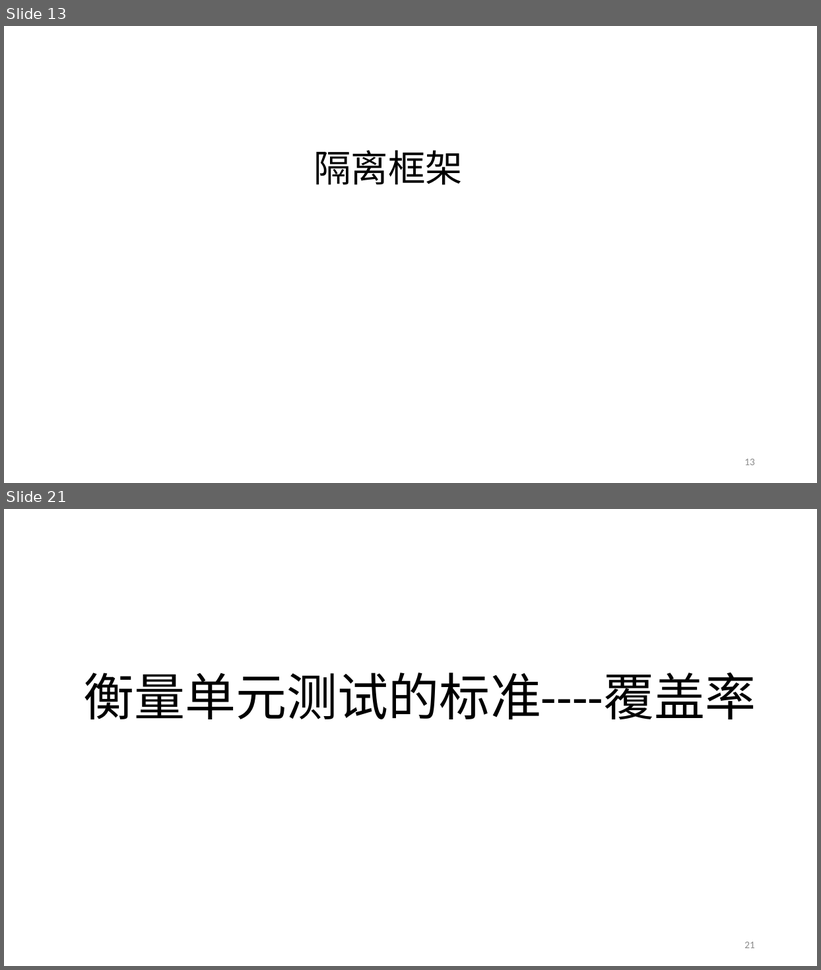
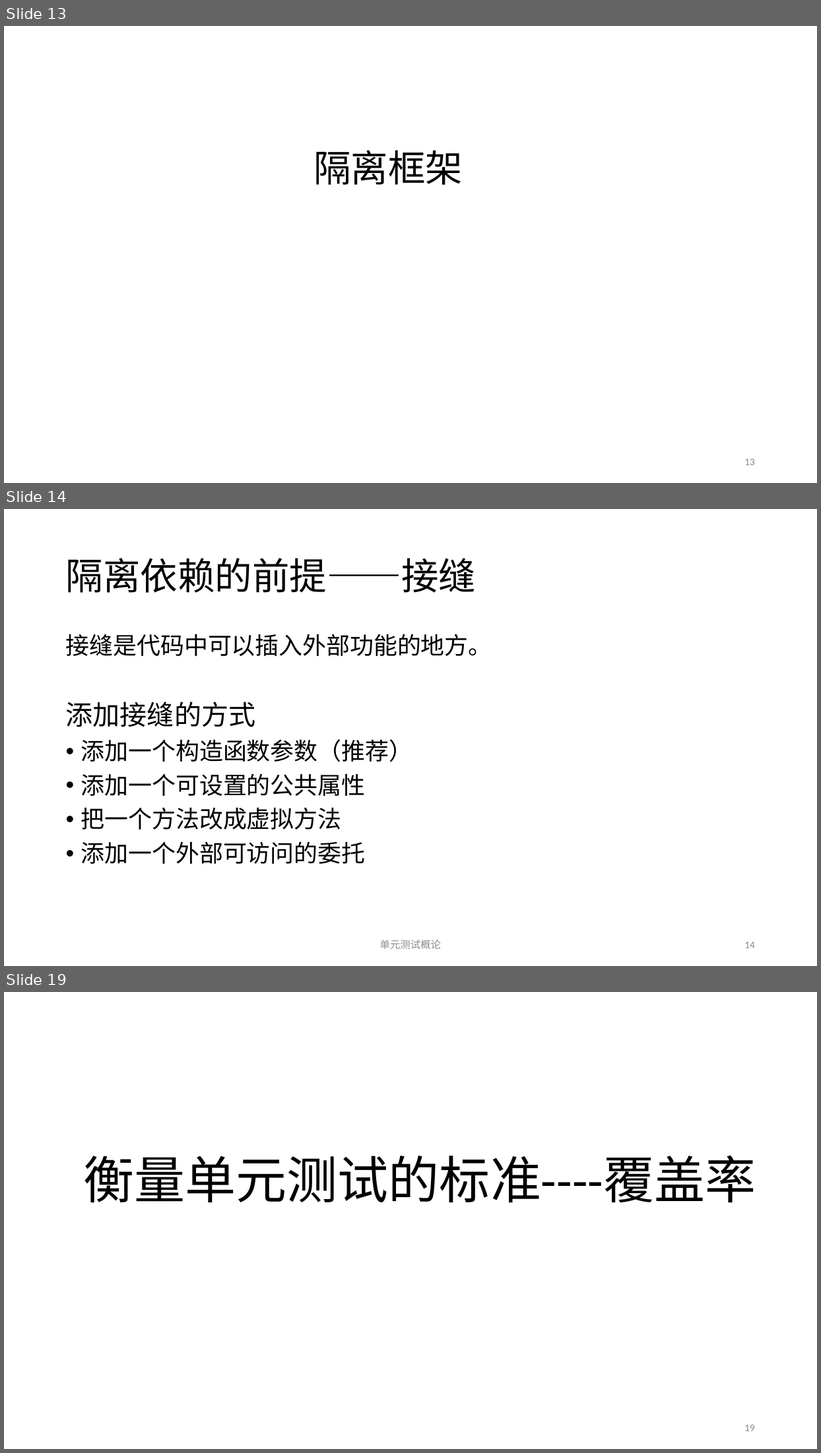
Before and after one commit to ReganHe/SharpUnitTest, a slide deck: MyUnitTest/Document/单元测试.pptx. Shown one above the other, each under a label of ours: slides 13 and 21 before the commit, slides 13, 14 and 19 after it; the slides between them are not shown. The pictures are 821x970 and 821x1453 pixels, drawn with LibreOffice and Linux fonts; fonts in the diff are those of the drawing. Boxes give left, top, right and bottom in pixels: in the first picture for what was removed or moved away, otherwise in the second. Text is boxed around its words. In the diff, an @@ line names an element or a change of style, - is before the commit and + after.

```diff
--- a/MyUnitTest/Document/单元测试.pptx
+++ b/MyUnitTest/Document/单元测试.pptx
@@ slide 14 added at (x1=4, y1=509, x2=817, y2=966), background #FFFFFF @@
@@ title added at (x1=66, y1=558, x2=476, y2=593), 44 pt, text #000000 @@
+隔离依赖的前提——接缝
@@ text added at (x1=66, y1=634, x2=492, y2=864), 28 pt, text #000000 @@
+接缝是代码中可以插入外部功能的地方。
+添加接缝的方式
+• 添加一个构造函数参数（推荐）
+• 添加一个可设置的公共属性
+• 把一个方法改成虚拟方法
+• 添加一个外部可访问的委托
@@ text added at (x1=380, y1=940, x2=441, y2=949), 12 pt, text #8C8C8C @@
+单元测试概论
@@ page number added at (x1=745, y1=942, x2=755, y2=949), 12 pt, text #8C8C8C @@
+14
@@ what was slide 21 is now slide 19 @@
@@ page number at (x1=745, y1=1425, x2=755, y2=1432): text changed @@
-21
+19
```
Also in this commit, not shown: 7 slides changed, 3 slides removed.
